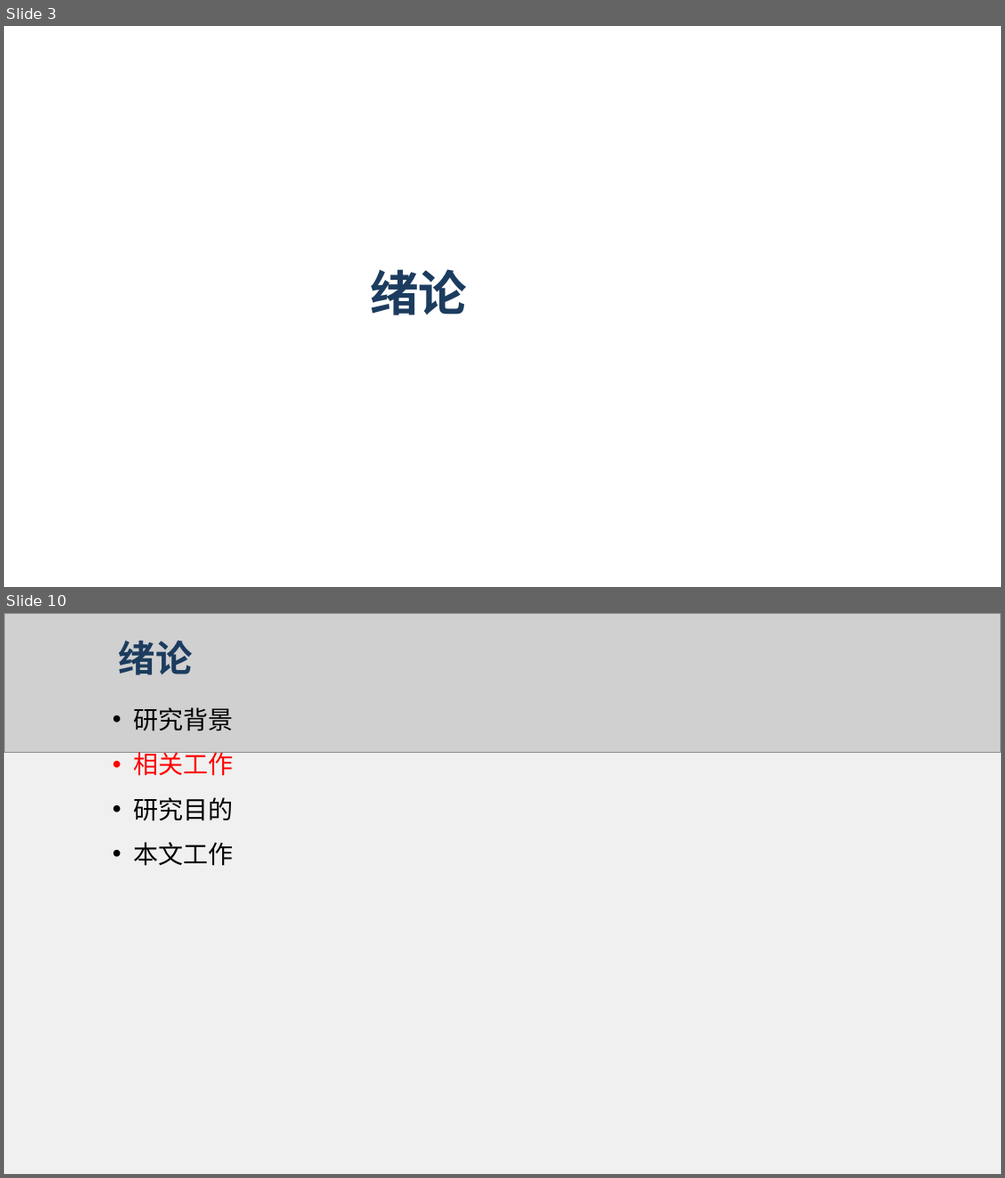
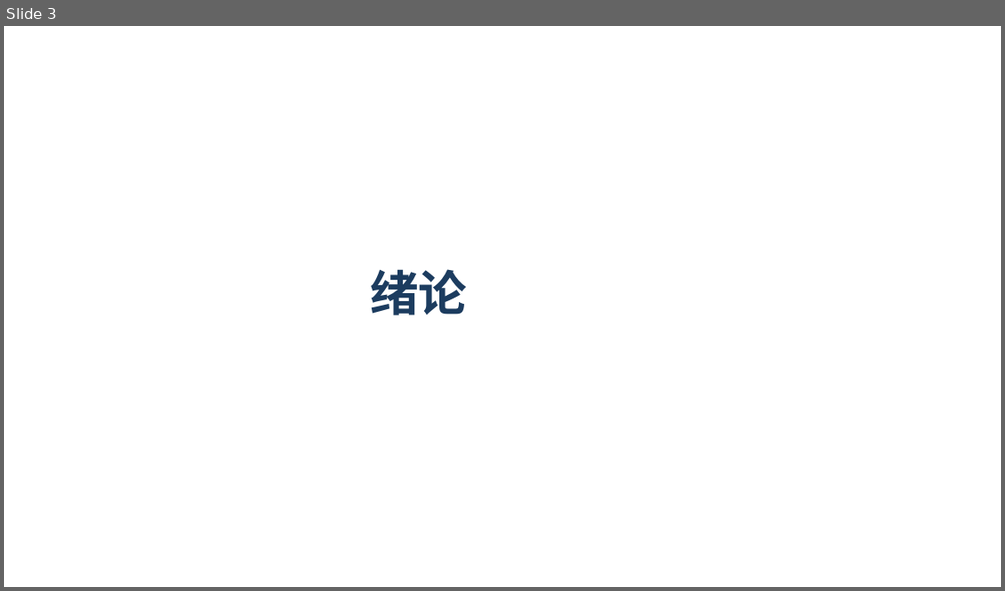
Before and after one commit to flying-rind/mini-Rust-os, a slide deck: tutorial/一种基于Rust语言的操作系统内核服务可靠性增强设计与实现.pptx. Shown one above the other, each under a label of ours: slides 3 and 10 before the commit, slide 3 after it; the slides between them are not shown. The pictures are 1005x1178 and 1005x591 pixels, drawn with LibreOffice and Linux fonts; fonts in the diff are those of the drawing; grey boxes stand for pictures; background and template pictures are left out. Boxes give left, top, right and bottom in pixels: in the first picture for what was removed or moved away, otherwise in the second. Text is boxed around its words. In the diff, an @@ line names an element or a change of style, - is before the commit and + after.

```diff
--- a/tutorial/一种基于Rust语言的操作系统内核服务可靠性增强设计与实现.pptx
+++ b/tutorial/一种基于Rust语言的操作系统内核服务可靠性增强设计与实现.pptx
@@ slide 10 removed at (4, 613, 1001, 1174), background #F0F0F0 @@
@@ picture removed at (4, 613, 1001, 753) @@
@@ text removed at (119, 641, 193, 675) @@
-绪论
@@ text removed at (133, 707, 233, 866) @@
-• 研究背景
-• 相关工作
-• 研究目的
-• 本文工作
```
Also in this commit, not shown: 19 slides changed, 4 slides added, 10 other slides removed, 1 other file.
